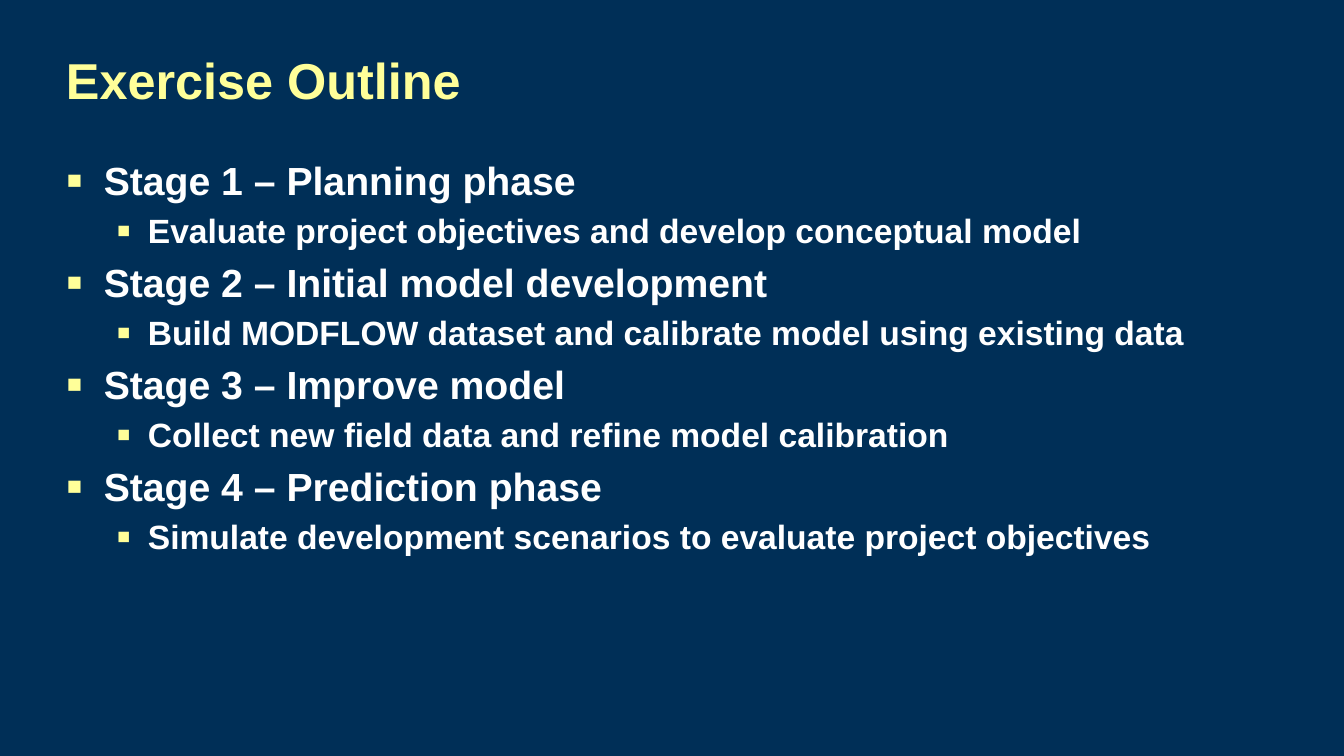
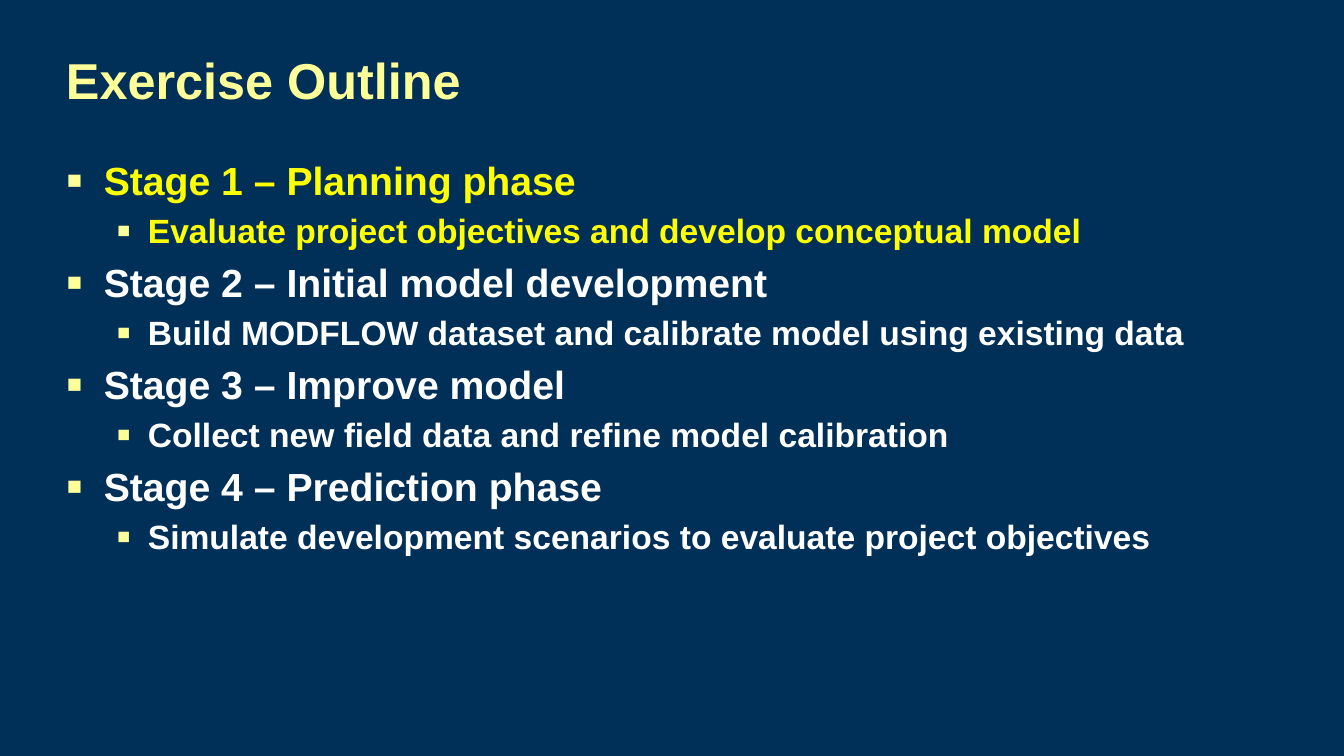
Before and after one commit to jdhughes-usgs/modflow-sandiego-2023, a slide deck: slide 2 of Lectures/Day3_4lecture_McDonaldValley_Stage1.pptx. Drawn at 1344x756 pixels with LibreOffice and Linux fonts; fonts in the diff are those of the drawing; background and template pictures are left out. Boxes give left, top, right and bottom in pixels: in the first picture for what was removed or moved away, otherwise in the second. Text is boxed around its words. In the diff, an @@ line names an element or a change of style, - is before the commit and + after.

Commit message:
Update mv presentation

```diff
--- a/Lectures/Day3_4lecture_McDonaldValley_Stage1.pptx
+++ b/Lectures/Day3_4lecture_McDonaldValley_Stage1.pptx
@@ text at box(104, 166, 1081, 250): text colour #FFFFFF to #FFFF00 in "Stage 1 – Planning phase", "Evaluate project objectives and develop conceptual model" @@
```
